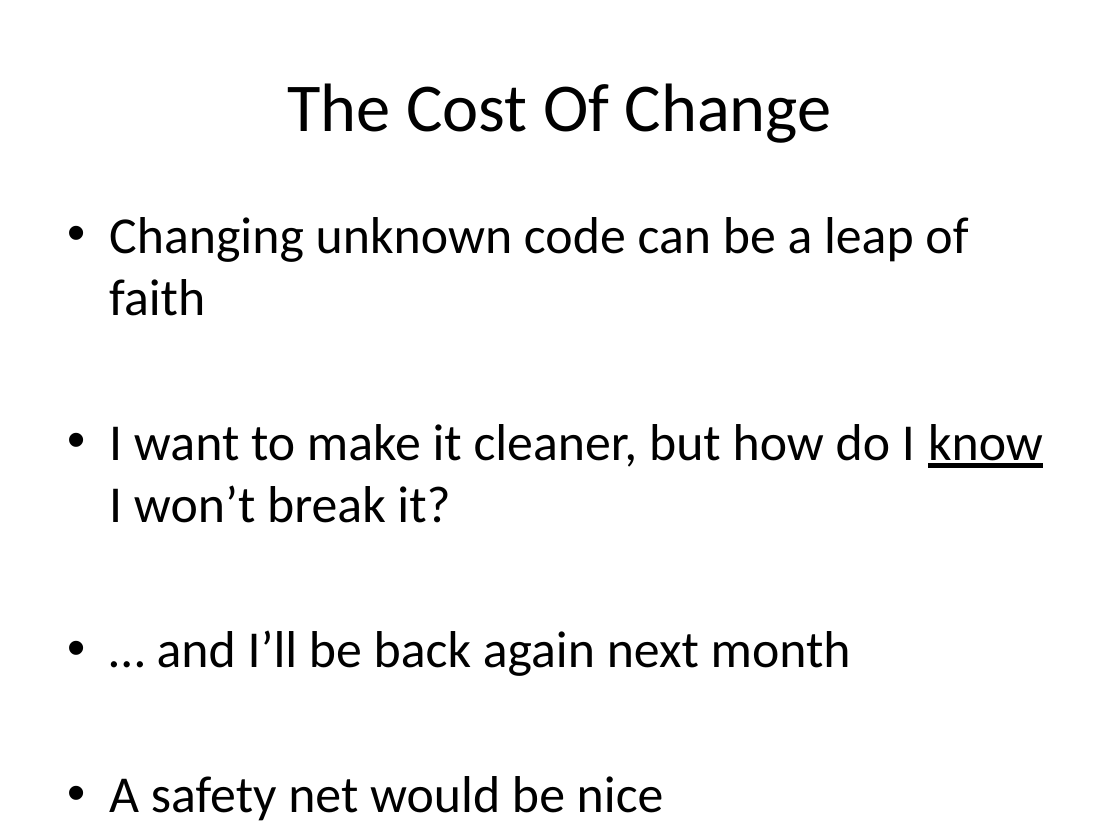
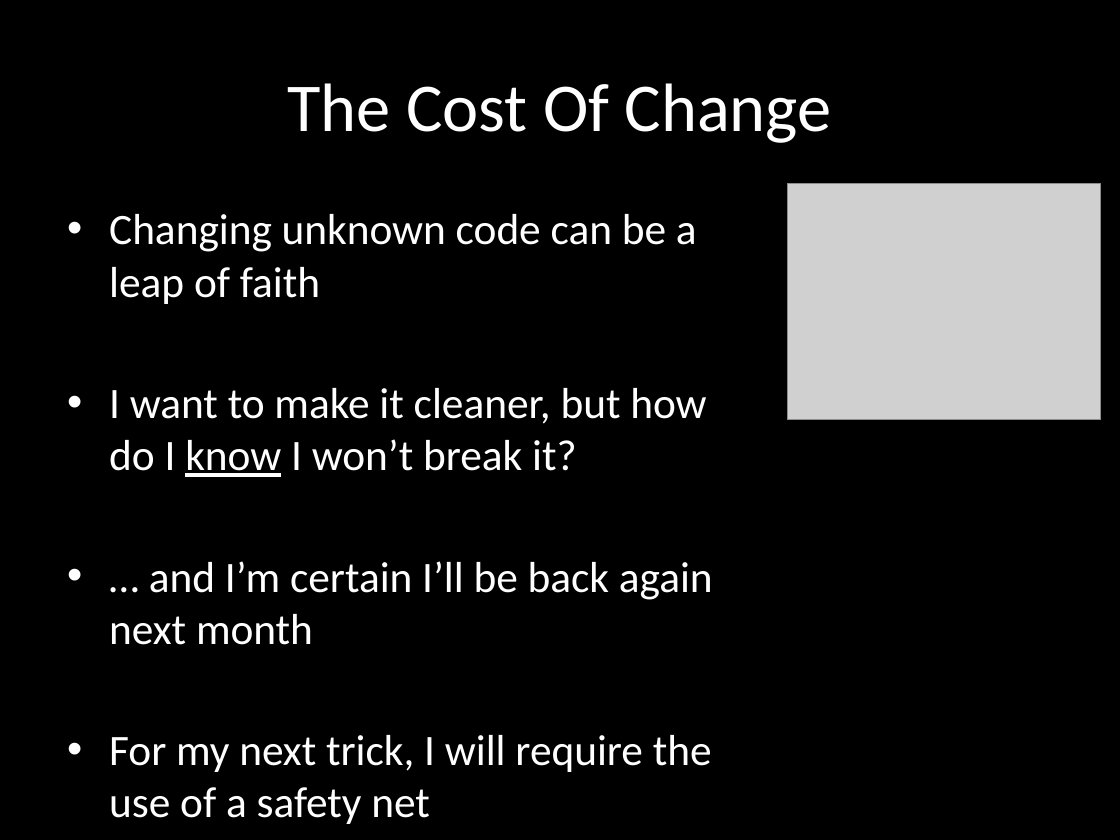
Before and after one commit to tonybaines/retrofitting-tests, a slide deck: slide 4 of presentation/Retrofitting Tests.pptx. Drawn at 1120x840 pixels with LibreOffice and Linux fonts; fonts in the diff are those of the drawing; grey boxes stand for pictures; background and template pictures are left out. Boxes give left, top, right and bottom in pixels: in the first picture for what was removed or moved away, otherwise in the second. Text is boxed around its words. In the diff, an @@ line names an element or a change of style, - is before the commit and + after.

```diff
--- a/presentation/Retrofitting Tests.pptx
+++ b/presentation/Retrofitting Tests.pptx
@@ background picture (left out) to #000000 @@
@@ title "The Cost Of Change" at box(288, 83, 832, 143): text colour #000000 to #FFFFFF @@
@@ picture added at box(787, 184, 1101, 420) @@
@@ text at box(109, 214, 706, 477): size 33.3 to 27.9 pt, text colour #000000 to #FFFFFF in "Changing unknown code can be a leap ...", "I want to make it cleaner, but ..."; less space between paragraphs @@
@@ text at box(109, 561, 713, 824): text changed; size 33.3 to 27.9 pt; text colour #000000 to #FFFFFF @@
-• … and I’ll be back again next month
-• A safety net would be nice
+• … and I’m certain I’ll be back again next month
+• For my next trick, I will require the use of a safety net
```
Also in this commit, not shown: 3 other slides changed, 1 slide added.
